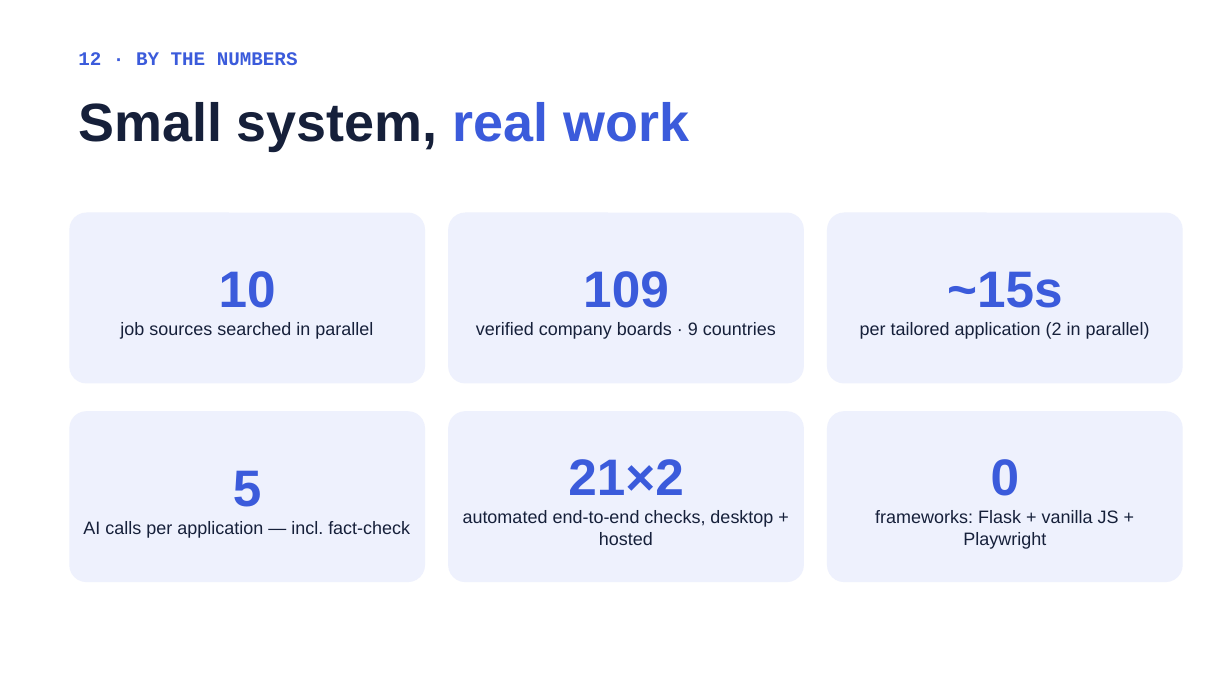
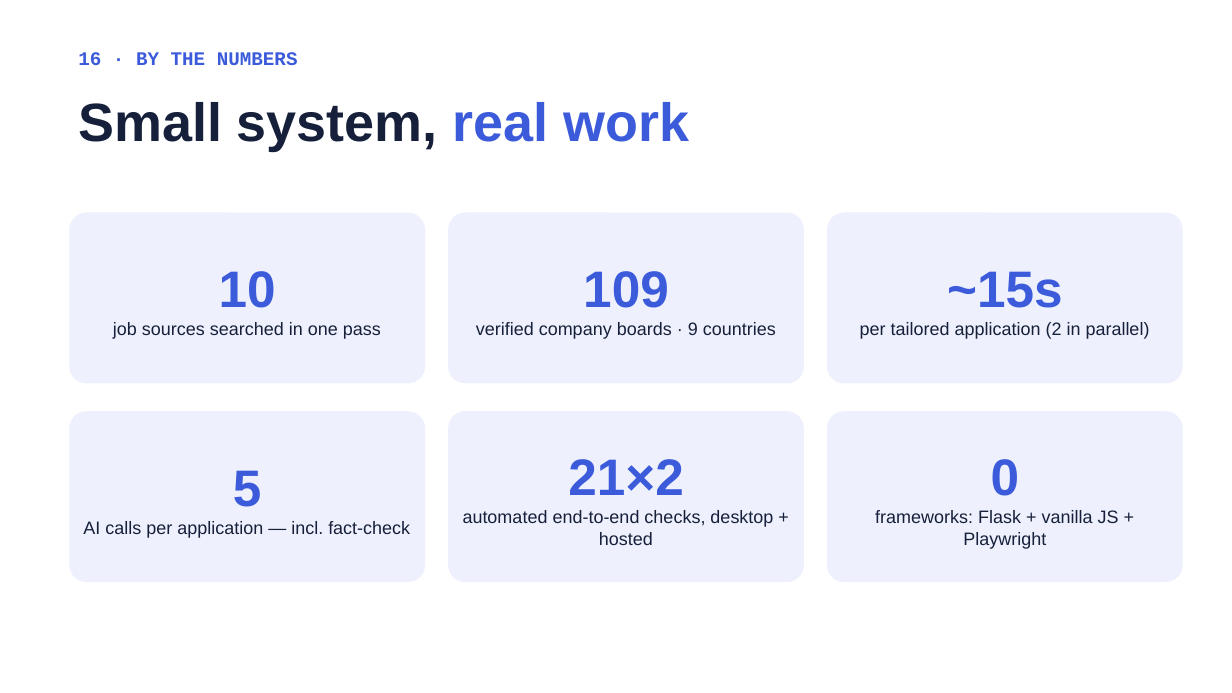
Before and after one commit to DavidZeff1/agent, a slide deck: slide 39 of presentation/Job Agent Presentation.pptx (slide 26 before the commit). Drawn at 1232x693 pixels with LibreOffice and Linux fonts; fonts in the diff are those of the drawing. Boxes give left, top, right and bottom in pixels: in the first picture for what was removed or moved away, otherwise in the second. Text is boxed around its words. In the diff, an @@ line names an element or a change of style, - is before the commit and + after.

```diff
--- a/presentation/Job Agent Presentation.pptx
+++ b/presentation/Job Agent Presentation.pptx
@@ text at (78, 52, 298, 65): text changed @@
-12 · BY THE NUMBERS
+16 · BY THE NUMBERS
@@ text in rounded rectangle at (113, 322, 381, 339): text changed @@
-job sources searched in parallel
+job sources searched in one pass
```
Also in this commit, not shown: 15 other slides changed, 13 slides added, 2 other files.
